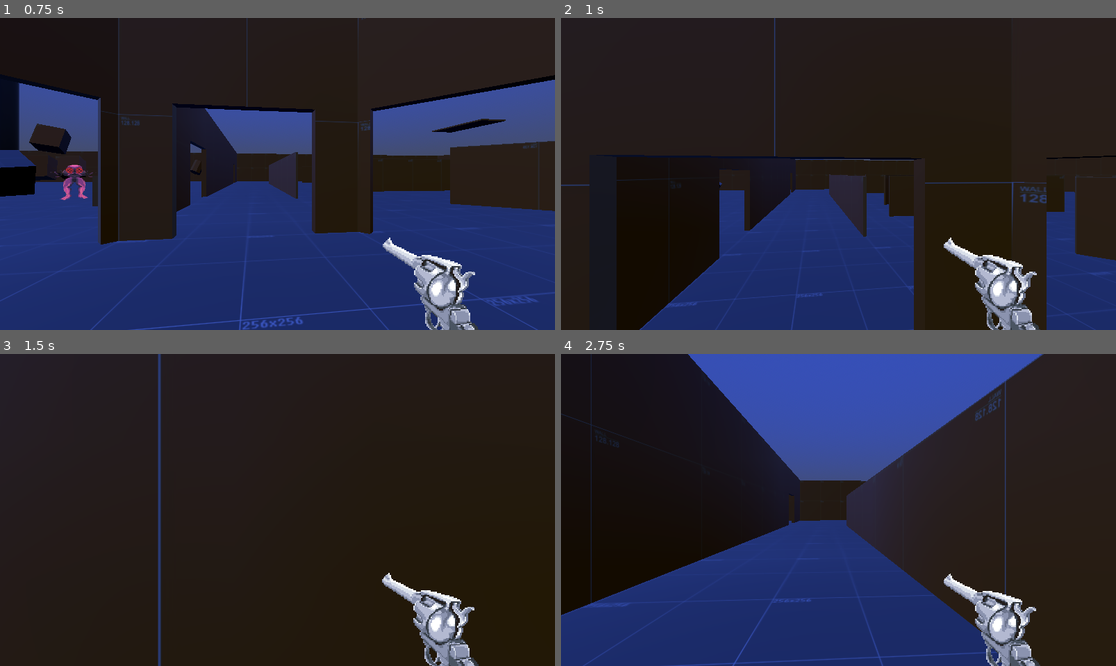
Above: before the commit, frames 1-4 (two rows, left to right).
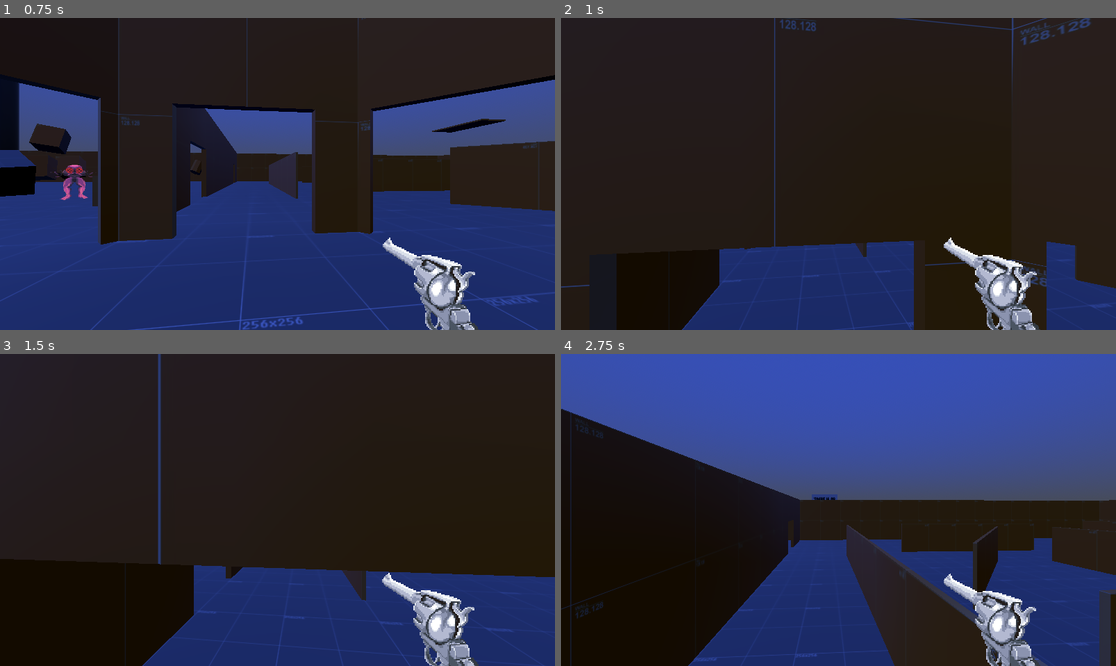
Above: after the commit, the same moments.

Repository: Liloslash/CocoonstrikeV2
Game: Godot game, scene res://world.tscn
Two runs of this game, one before a commit and one after it. Both use one fixed random seed, a clock stepped at 60 frames per second and the inputs below. Sound files missing from this copy of the repository are replaced by a short silence.
Inputs (mouse positions are in pixels of both pictures, inside the frame that each line leads up to):
- Up to frame 1 (0.75 s): move the mouse to (305, 174) at 0.52 s; hold W (up) from 0.53 s (still down); hold Q (slam) from 0.53 s (still down)
- Up to frame 2 (1 s): keep holding W (up); keep holding Q (slam); tap Space (jump) at 0.77, 0.8 s
- Up to frame 3 (1.5 s): keep holding W (up); tap Space (jump) at 1.07, 1.35 s; move the mouse to (249, 510) at 1.27 s; release Q (slam) at 1.28 s
- Up to frame 4 (2.75 s): keep holding W (up); tap Space (jump) at 1.52, 1.82 s; tap Q (slam) at 1.55 s; move the mouse to (849, 503) at 2.02 s; hold Space (jump) from 2.03 s (still down); click (849, 503) at 2.1 s

Frame 1 is identical in both runs. In frame 2, 9.6% of the frame differs, in the area x 0-100%, y 0-100%; in frame 3, 19%; in frame 4, 50%.

Commit message:
mise  à jour des variables, du saut, et de la doc

Diff:
--- a/Player/player.gd
+++ b/Player/player.gd
@@ -3,33 +3,41 @@
 # --- Paramètres exportés ---
 @export_group("Mouvement")
 @export var max_speed: float = 9.5
-@export var jump_velocity: float = 5.8
-@export var acceleration_duration: float = 0.5
+@export var acceleration_duration: float = 0.4
 @export var slam_velocity: float = -33.0
 @export var freeze_duration_after_slam: float = 0.3
 @export var min_time_before_slam: float = 0.4
 
+@export_group("Jump Boost")
+@export var jump_boost_duration: float = 0.5  # Durée de la poussée rapide
+@export var jump_boost_velocity: float = 25.0  # Force de la poussée initiale
+@export var jump_boost_force_multiplier: float = 5.0  # Multiplicateur de force maximale
+@export var jump_gravity_multiplier: float = 0.6  # Gravité réduite pendant la montée
+@export var jump_hover_duration: float = 0.03  # Temps de flottement au sommet
+@export var max_jump_height: float = 2.1  # Hauteur maximale relative au point de saut
+@export var fall_gravity_multiplier: float = 1.1  # Multiplicateur de gravité pour la chute
+
 @export_group("Contrôles")
 @export var mouse_sensitivity: float = 0.002
 
 @export_group("Camera Shake")
-@export var shake_intensity: float = 0.25
-@export var shake_duration: float = 0.5
+@export var shake_intensity: float = 0.8
+@export var shake_duration: float = 0.8
 @export var shake_rotation: float = 5
 @export var shake_elastic_power: float = -10.0
 @export var shake_elastic_cycles: float = 10.0
 @export var shake_elastic_offset: float = 0.75
 
 @export_group("Head Bob")
-@export var headbob_amplitude: float = 0.05
-@export var headbob_frequency: float = 8.0
+@export var headbob_amplitude: float = 0.06
+@export var headbob_frequency: float = 6.0
 @export var headbob_frequency_multiplier: float = 2.0
 
 @export_group("Effets de Tir")
-@export var recoil_intensity: float = 0.15
-@export var recoil_duration: float = 0.2
-@export var recoil_rotation: float = 3.0
-@export var recoil_kickback: float = 0.08
+@export var recoil_intensity: float = 0.03
+@export var recoil_duration: float = 0.4
+@export var recoil_rotation: float = 1.5
+@export var recoil_kickback: float = 0.25
 
 @export_group("Combat")
 @export var revolver_damage: int = 25  # Dégâts du revolver
@@ -44,6 +52,16 @@
 var freeze_timer: float = 0.0
 var jump_time: float = 0.0
 
+# --- Variables Jump Boost ---
+var is_jump_boosting: bool = false
+var jump_boost_timer: float = 0.0
+var jump_start_height: float = 0.0  # Hauteur Y du point de départ du saut
+var jump_boost_force: float = 0.0  # Force d'accélération progressive
+
+# --- Variables Hover (Flottement) ---
+var is_hovering: bool = false
+var hover_timer: float = 0.0
+
 # --- Camera Shake interne ---
 var camera: Camera3D
 var shake_timer: float = 0.0
@@ -75,12 +93,16 @@
 		rotate_y(-event.relative.x * mouse_sensitivity)
 
 	if event.is_action_pressed("jump") and is_on_floor() and not is_frozen:
-		velocity.y = jump_velocity
+		_start_jump_boost()
 		jump_time = 0.0
 
 	if event.is_action_pressed("slam") and not is_on_floor() and jump_time >= min_time_before_slam and can_slam and not is_slamming and not is_frozen:
 		is_slamming = true
 		velocity.y = slam_velocity
+		# Arrêter le flottement si on slam
+		if is_hovering:
+			is_hovering = false
+			hover_timer = 0.0
 
 # --- Initialisation ---
 func _ready() -> void:
@@ -275,8 +297,12 @@
 # --- Gestion de la gravité et du saut ---
 func _handle_gravity_and_jump(delta: float) -> void:
 	if not is_on_floor():
-		velocity.y += get_gravity().y * delta
+		_handle_jump_boost(delta)
 		jump_time += delta
+	else:
+		# Réinitialiser tous les états de saut à l'atterrissage SEULEMENT si on n'est pas en train de sauter
+		if not is_jump_boosting and not is_hovering:
+			_reset_jump_states()
 
 # --- Gestion de l'atterrissage après slam ---
 func _handle_slam_landing() -> void:
@@ -315,3 +341,83 @@
 	# Appliquer la vitesse
 	velocity.x = direction.x * current_speed
 	velocity.z = direction.z * current_speed
+
+# --- Fonctions Jump Boost ---
+
+# --- Démarrage du boost de saut ---
+func _start_jump_boost() -> void:
+	is_jump_boosting = true
+	jump_boost_timer = 0.0
+	jump_start_height = global_position.y  # Enregistrer la hauteur de départ
+	jump_boost_force = 0.0  # Commencer avec une force nulle
+	# Commencer avec une vitesse initiale plus forte
+	velocity.y = jump_boost_velocity * 0.3
+
+# --- Réinitialisation des états de saut ---
+func _reset_jump_states() -> void:
+	is_jump_boosting = false
+	jump_boost_timer = 0.0
+	jump_boost_force = 0.0
+	is_hovering = false
+	hover_timer = 0.0
+	jump_start_height = 0.0
+
+# --- Gestion du boost de saut ---
+func _handle_jump_boost(delta: float) -> void:
+	if is_jump_boosting:
+		jump_boost_timer += delta
+
+		# Calculer la hauteur actuelle par rapport au point de départ
+		var current_height_above_start = global_position.y - jump_start_height
+
+		# Si on a atteint ou dépassé la hauteur maximale, commencer le flottement
+		if current_height_above_start >= max_jump_height:
+			is_jump_boosting = false
+			is_hovering = true
+			hover_timer = 0.0
+			velocity.y = 0.0  # Arrêter la montée
+			return
+
+		# Phase 1: Force d'accélération progressive
+		if jump_boost_timer <= jump_boost_duration:
+			# Calculer la force d'accélération progressive
+			var boost_progress = jump_boost_timer / jump_boost_duration
+			var target_force = jump_boost_velocity * jump_boost_force_multiplier  # Force maximale
+
+			# Accélération progressive de la force (ease-in quad)
+			jump_boost_force = target_force * ease_in_quad(boost_progress)
+
+			# Appliquer la force d'accélération (ajouter à la vitesse existante)
+			velocity.y += jump_boost_force * delta
+		else:
+			# Phase 2: Gravité normale après le boost (mais on reste en boost jusqu'à la hauteur max)
+			velocity.y += get_gravity().y * delta
+
+	elif is_hovering:
+		# Phase 3: Flottement au sommet
+		hover_timer += delta
+
+
+		# Maintenir la vitesse verticale à 0 (flottement parfait)
+		velocity.y = 0.0
+
+		# Si le temps de flottement est écoulé, arrêter le flottement
+		if hover_timer >= jump_hover_duration:
+			is_hovering = false
+			hover_timer = 0.0
+	else:
+		# Gravité normale quand pas de boost ni de flottement
+		velocity.y += get_gravity().y * fall_gravity_multiplier * delta
+
+# --- Fonctions d'easing ---
+func ease_out_quad(t: float) -> float:
+	return 1.0 - (1.0 - t) * (1.0 - t)
+
+func ease_out_expo(t: float) -> float:
+	return 1.0 - pow(2.0, -10.0 * t)
+
+func ease_in_expo(t: float) -> float:
+	return pow(2.0, 10.0 * (t - 1.0))
+
+func ease_in_quad(t: float) -> float:
+	return t * t
--- a/Player/player.tscn
+++ b/Player/player.tscn
@@ -147,15 +147,6 @@
 
 [node name="Player" type="CharacterBody3D"]
 script = ExtResource("1_v0iea")
-acceleration_duration = 0.4
-shake_intensity = 0.8
-shake_duration = 0.8
-headbob_amplitude = 0.06
-headbob_frequency = 6.0
-recoil_intensity = 0.03
-recoil_duration = 0.4
-recoil_rotation = 1.5
-recoil_kickback = 0.25
 
 [node name="Camera3D" type="Camera3D" parent="."]
 
Not shown, changed: Doc_Projet.md
